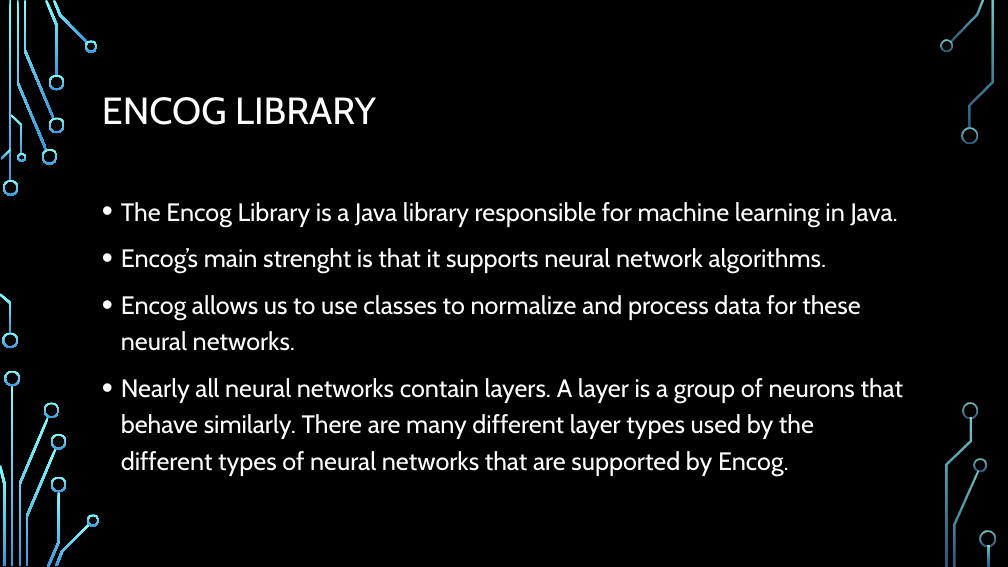
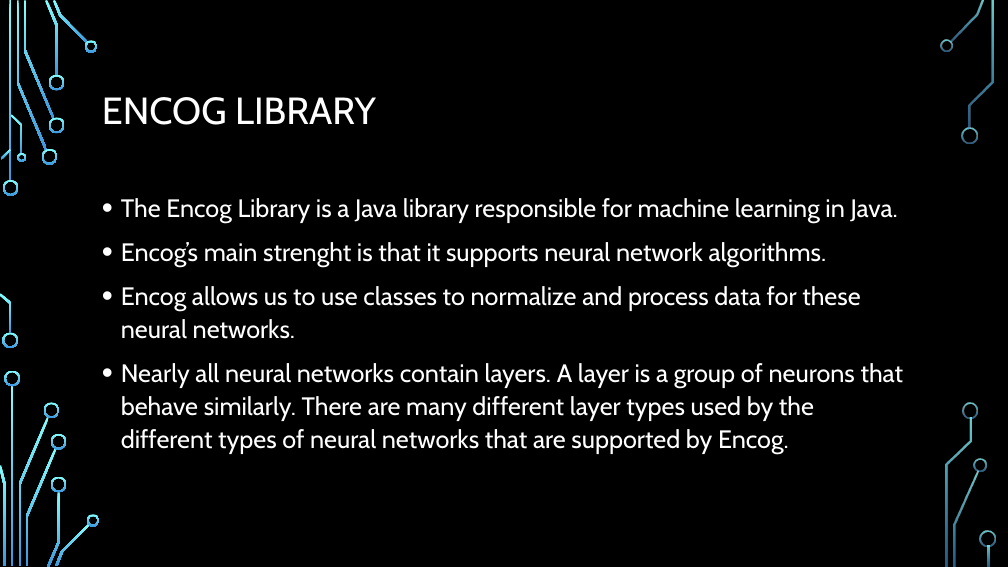
Before and after one commit to kacper97/NeuralNetworks, a slide deck: slide 4 of Presentation 3.pptx. Drawn at 1008x567 pixels with LibreOffice and Linux fonts; fonts in the diff are those of the drawing; background and template pictures are left out. Boxes give left, top, right and bottom in pixels: in the first picture for what was removed or moved away, otherwise in the second. Text is boxed around its words. In the diff, an @@ line names an element or a change of style, - is before the commit and + after.

```diff
--- a/Presentation 3.pptx
+++ b/Presentation 3.pptx
@@ text "The Encog Library is a ..." at <box>121,198,903,455</box>: line spacing 1.2 to 1.1 @@
```
Also in this commit, not shown: 2 other slides changed, 1 slide added, 1 slide removed.
